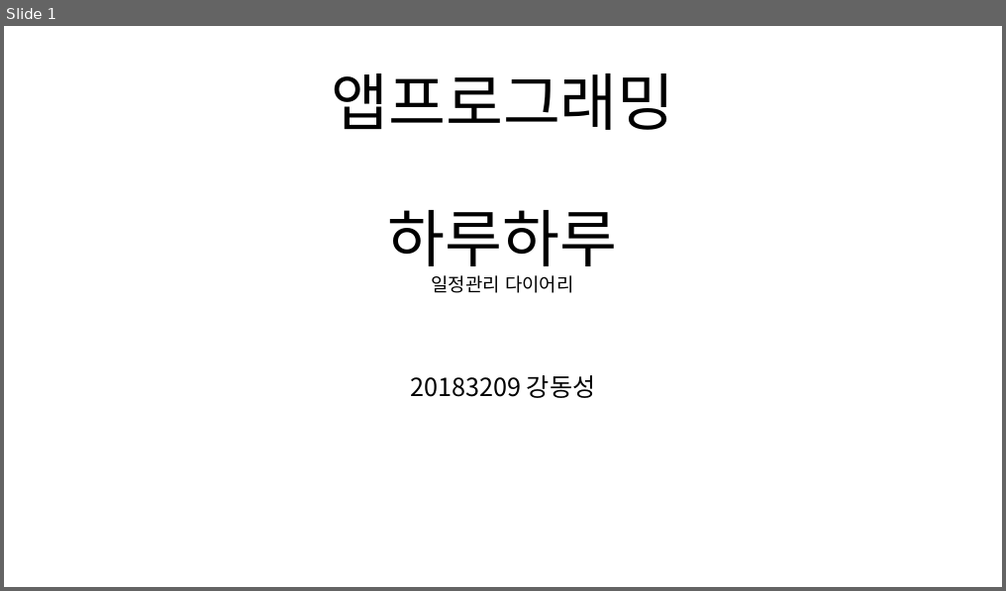
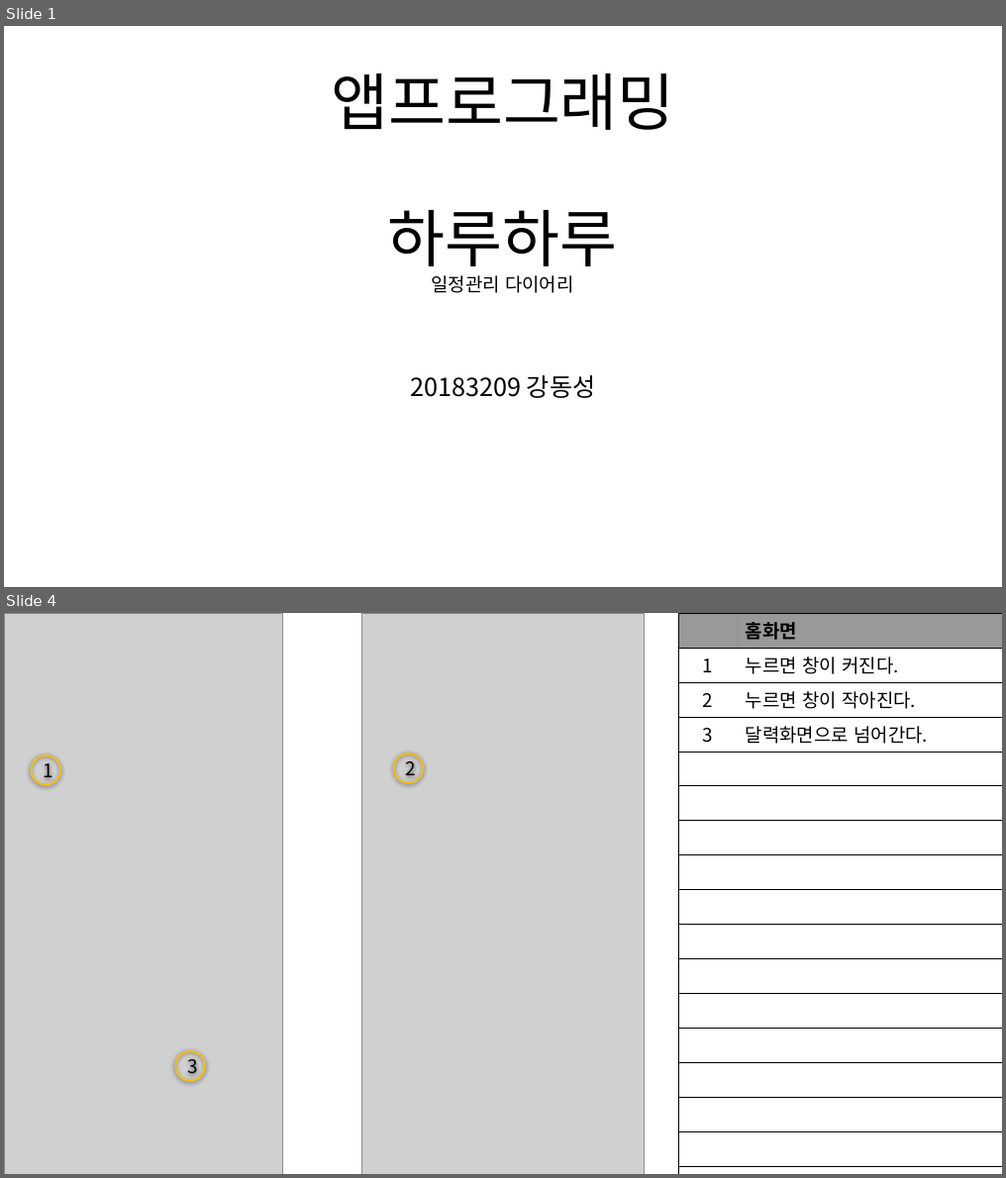
Before and after one commit to chamsaegugu9/hello_flutter, a slide deck: 앱기획.pptx. Shown one above the other, each under a label of ours: slide 1 before the commit, slides 1 and 4 after it; the slides between them are not shown. The pictures are 1006x591 and 1006x1178 pixels, drawn with LibreOffice and Linux fonts; fonts in the diff are those of the drawing; grey boxes stand for pictures. Boxes give left, top, right and bottom in pixels: in the first picture for what was removed or moved away, otherwise in the second. Text is boxed around its words. In the diff, an @@ line names an element or a change of style, - is before the commit and + after.

```diff
--- a/앱기획.pptx
+++ b/앱기획.pptx
@@ slide 4 added at box(4, 613, 1002, 1174), background #FFFFFF @@
@@ picture added at box(4, 613, 282, 1174) @@
@@ picture added at box(361, 613, 645, 1174) @@
@@ table added at box(678, 613, 1002, 1174), 20 rows, 2 columns @@
+ | 홈화면
+1 | 누르면 창이 커진다.
+2 | 누르면 창이 작아진다.
+3 | 달력화면으로 넘어간다.
+ | 
+ | 
+ | 
+ | 
+ | 
+ | 
+ | 
+ | 
+ | 
+ | 
+ | 
+ | 
+ | 
+ | 
+ | 
+ | 
@@ ellipse added at box(31, 756, 60, 784), outline #FFC000 1.5 pt, 18 pt, text #000000 @@
+1
@@ ellipse added at box(394, 754, 423, 783), outline #FFC000 1.5 pt, 18 pt, text #000000 @@
+2
@@ ellipse added at box(175, 1052, 205, 1081), outline #FFC000 1.5 pt, 18 pt, text #000000 @@
+3
```
Also in this commit, not shown: 1 slide changed, 3 other slides added, 21 slides removed, 8 other files.
